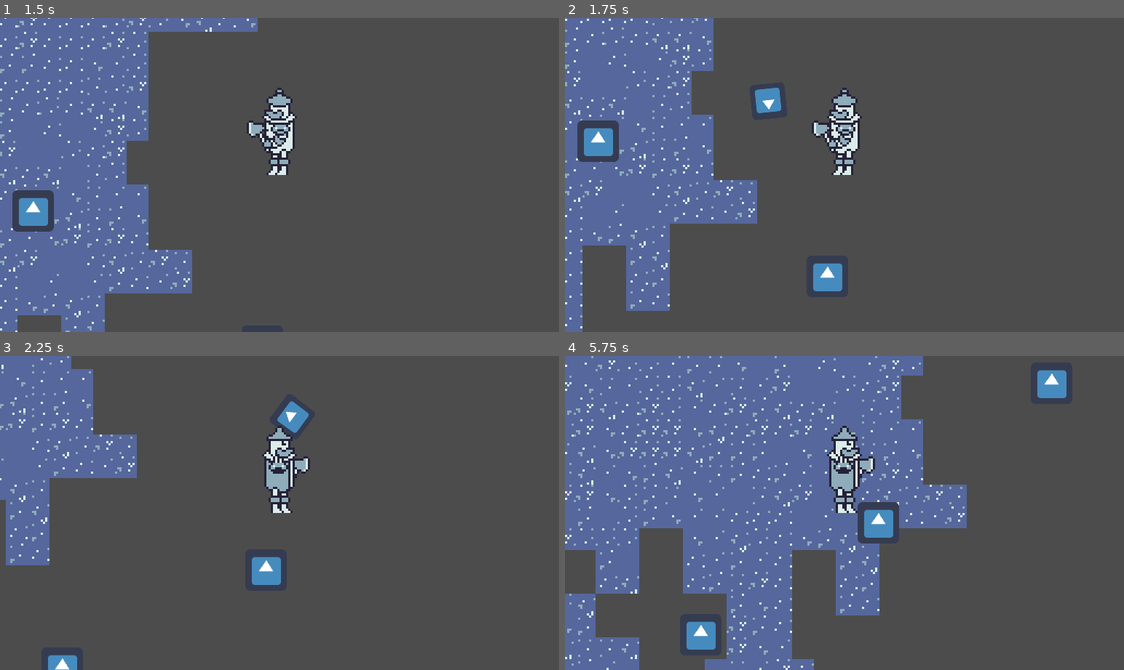
Above: before the commit, frames 1-4 (two rows, left to right).
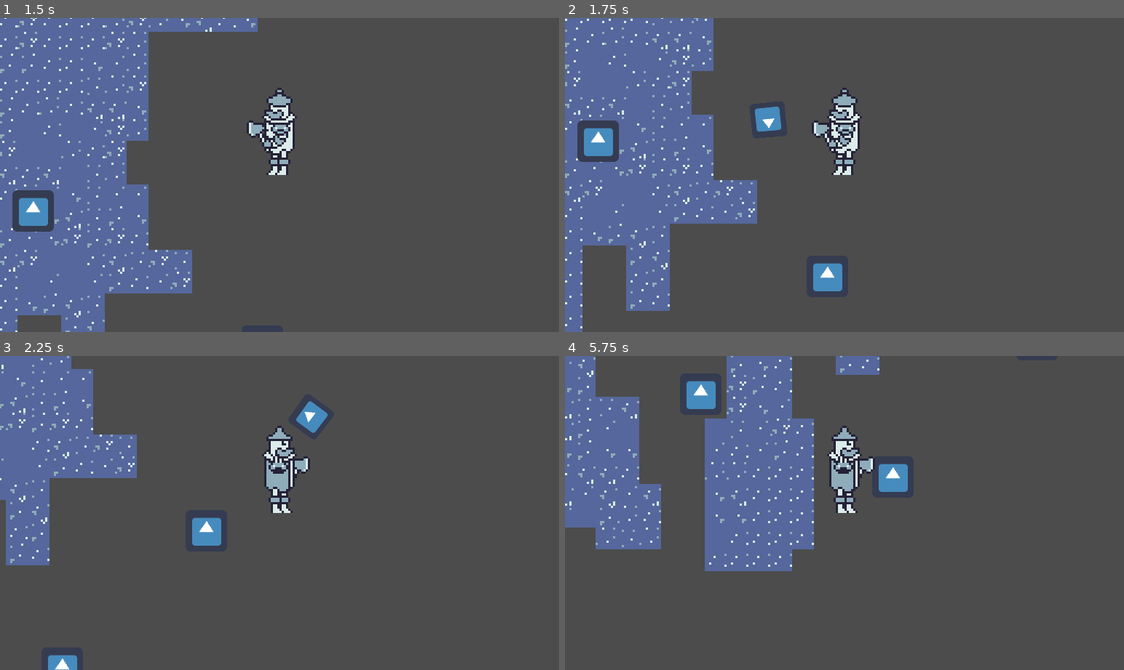
Above: after the commit, the same moments.

Repository: Travh98/GWJ_Jan2023_Heartless
Game: Godot game, scene res://levels/test_level.tscn
Two runs of this game, one before a commit and one after it. Both use one fixed random seed, a clock stepped at 60 frames per second and the inputs below. The engine's default icon, where the game draws it, is replaced by a stand-in: a white triangle on a blue panel in a dark square.
Inputs (mouse positions are in pixels of both pictures, inside the frame that each line leads up to):
- Up to frame 1 (1.5 s): tap Enter at 0.5 s; move the mouse to (402, 159) at 0.52 s; hold D (right) 0.53-1.28 s; click (402, 159) at 0.6 s; right-click (402, 159) at 0.8 s; move the mouse to (167, 190) at 1.27 s; hold S (down) from 1.28 s (still down); right-click (167, 190) at 1.35 s
- Up to frame 2 (1.75 s): keep holding S (down); click (732, 190) at 1.55 s
- Up to frame 3 (2.25 s): move the mouse to (335, 443) at 2.02 s; release S (down) at 2.03 s; hold D (right) from 2.03 s (still down); click (335, 443) at 2.1 s
- Up to frame 4 (5.75 s): right-click (900, 443) at 2.3 s; move the mouse to (816, 575) at 2.77 s; release D (right) at 2.78 s; hold W (up) 2.78-3.53 s; right-click (816, 575) at 2.85 s; click (816, 575) at 3.05 s; move the mouse to (1012, 560) at 3.52 s; hold A (left) 3.53-5.03 s; click (1012, 560) at 3.6 s; right-click (1012, 560) at 3.8 s; move the mouse to (676, 465) at 4.27 s; right-click (676, 465) at 4.35 s; click (676, 465) at 4.55 s; move the mouse to (872, 513) at 5.02 s; hold S (down) from 5.03 s (still down); click (872, 513) at 5.1 s; right-click (872, 513) at 5.3 s

Frame 1 is identical in both runs. In frame 2, 0.6% of the frame differs, in the area x 33-39%, y 22-37%; in frame 3, 1.5%; in frame 4, 32%, in the area x 0-90%, y 0-100%.

Commit message:
Added charged attack

Diff:
--- a/actors/axe_swing_attack.gd
+++ b/actors/axe_swing_attack.gd
@@ -1,7 +1,10 @@
 extends Area2D
+class_name AxeSwingAttack
 
 var despawn_timer
-#export var move_speed = 200
+export var move_speed = 200
+var moving_attack : bool = false
+var damage : int = 50
 
 func _ready():
 	self.connect("body_entered", self, "on_body_entered")
@@ -9,15 +12,22 @@
 	despawn_timer = get_node("DespawnTimer")
 	despawn_timer.connect("timeout", self, "despawn")
 
-#func _physics_process(delta):
+func _physics_process(delta):
 	# This code sends the axe attack flying outwards from the player
-	#position += Vector2(1, 0).rotated(rotation) * delta * move_speed
+	if moving_attack:
+		position += Vector2(1, 0).rotated(rotation) * delta * move_speed
 
 
 func on_body_entered(body : Node) -> void:
 	if body is FlyingMonkey:
 		# Damage the monkey, knock it back
-		print("Hit monkey")
+		print("Hit monkey for", damage)
 
 func despawn() -> void:
 	queue_free()
+
+func set_moving_attack(moving : bool) -> void:
+	moving_attack = moving
+
+func set_damage(dmg : int) -> void:
+	damage = dmg
--- a/actors/flying_monkey/flying_monkey.gd
+++ b/actors/flying_monkey/flying_monkey.gd
@@ -25,7 +25,7 @@
 onready var swoop_timer: Timer = $SwoopTimer
 onready var move_to_sprite: Sprite = $MoveToSprite # Used for debugging
 
-var rng = RandomNumberGenerator.new()
+onready var rng = RandomNumberGenerator.new()
 var clockwise_rotation : bool = false
 
 func _ready():
@@ -77,8 +77,9 @@
 
 # When player enters detection area, set player as our target
 func on_detection_area_entered(body: Node2D):
-	if(body is PlayerCharacter):
-		target = body
+#	if(body is PlayerCharacter):
+#		target = body
+	pass
 
 func state_change(new_state):
 #	print("Changing state to:", new_state)
--- a/actors/player_character/player_character.gd
+++ b/actors/player_character/player_character.gd
@@ -8,8 +8,9 @@
 # Potentially modifyable stats
 var attack_range = 35
 var attack_cooldown_secs = 0.5
-var dash_speed = 5
+var dash_speed_modifier = 5 		# multiply speed by this
 var dash_cooldown_secs = 1
+var charge_attack_time_secs = 1
 
 
 var attack_ready : bool = true
@@ -22,6 +23,7 @@
 onready var dash_timer : Timer = get_node("DashTimer")
 onready var attack_cooldown_timer : Timer = get_node("AttackCooldownTimer")
 onready var dash_cooldown_timer : Timer = get_node("DashCooldownTimer")
+onready var charge_attack_timer : Timer = get_node("ChargeAttackTimer")
 
 func _ready():
 	dash_timer.connect("timeout", self, "dash_finished")
@@ -29,6 +31,10 @@
 	attack_cooldown_timer.wait_time = attack_cooldown_secs
 	dash_cooldown_timer.connect("timeout", self, "dash_cooled_down")
 	dash_cooldown_timer.wait_time = dash_cooldown_secs
+
+	charge_attack_timer.connect("timeout", self, "charged_attack_timeout")
+	charge_attack_timer.wait_time = charge_attack_time_secs
+
 	temporary_speed = SPEED
 
 func _physics_process(delta: float) -> void:
@@ -39,8 +45,38 @@
 
 	move_and_slide(temporary_speed * input_direction)
 
-	if Input.is_action_just_pressed("attack") and attack_ready:
-		axe_attack()
+#	if(Input.IsActionJustPressed("melee"))
+#		{
+#			_throwTimer.Start();
+#		}
+#		if(Input.IsActionJustReleased("melee"))
+#		{
+#			if(_throwTimer.TimeLeft != 0)
+#			{
+#				// Melee attack
+#			}
+#			else
+#			{
+#				_inventory.ThrowHeldItem();
+#			}
+#
+#		}
+
+
+	if Input.is_action_just_pressed("attack"):
+		charge_attack_timer.start()
+		print("Charging attack")
+
+	if Input.is_action_just_released("attack"):
+		if charge_attack_timer.time_left != 0:
+			# Did not charge long enough, try a regular attack
+			charge_attack_timer.stop()
+			if attack_ready:
+				axe_attack()
+		else:
+			charged_axe_attack()
+			print("Doing the charged attack")
+
 	if Input.is_action_just_pressed("dash") and dash_ready:
 		dash()
 
@@ -71,8 +107,23 @@
 	attack_ready = false
 	attack_cooldown_timer.start()
 
+func charged_axe_attack() -> void:
+	var attack : AxeSwingAttack = axe_attack_scene.instance()
+	get_tree().root.get_child(0).add_child(attack) # Add attack to the first child of root (the Level itself)
+	attack.global_transform.origin = global_transform.origin + Vector2(0, -16) # 16 is half the height of player sprite
+	attack.rotation = get_angle_to(get_global_mouse_position())
+	attack.global_transform.origin += Vector2(attack_range, 0).rotated(attack.rotation)
+
+	# Charged attack
+	attack.set_damage(100)
+	attack.set_moving_attack(true)
+	attack.scale *= 1.5
+
+	attack_ready = false
+	attack_cooldown_timer.start()
+
 func dash() -> void:
-	temporary_speed = SPEED * 5
+	temporary_speed = SPEED * dash_speed_modifier
 	dash_timer.start()
 	dash_ready = false
 	dash_cooldown_timer.start()
@@ -85,3 +136,6 @@
 
 func dash_cooled_down() -> void:
 	dash_ready = true
+
+func charged_attack_timeout() -> void:
+	print("Charged attack is ready")
--- a/actors/player_character/player_character.tscn
+++ b/actors/player_character/player_character.tscn
@@ -74,3 +74,9 @@
 one_shot = true
 
 [node name="DashCooldownTimer" type="Timer" parent="."]
+process_mode = 0
+one_shot = true
+
+[node name="ChargeAttackTimer" type="Timer" parent="."]
+process_mode = 0
+one_shot = true
--- a/project.godot
+++ b/project.godot
@@ -9,6 +9,11 @@
 config_version=4
 
 _global_script_classes=[ {
+"base": "Area2D",
+"class": "AxeSwingAttack",
+"language": "GDScript",
+"path": "res://actors/axe_swing_attack.gd"
+}, {
 "base": "KinematicBody2D",
 "class": "FlyingMonkey",
 "language": "GDScript",
@@ -30,6 +35,7 @@
 "path": "res://actors/player_character/player_stats.gd"
 } ]
 _global_script_class_icons={
+"AxeSwingAttack": "",
 "FlyingMonkey": "",
 "GeneratorSettings": "",
 "PlayerCharacter": "",
